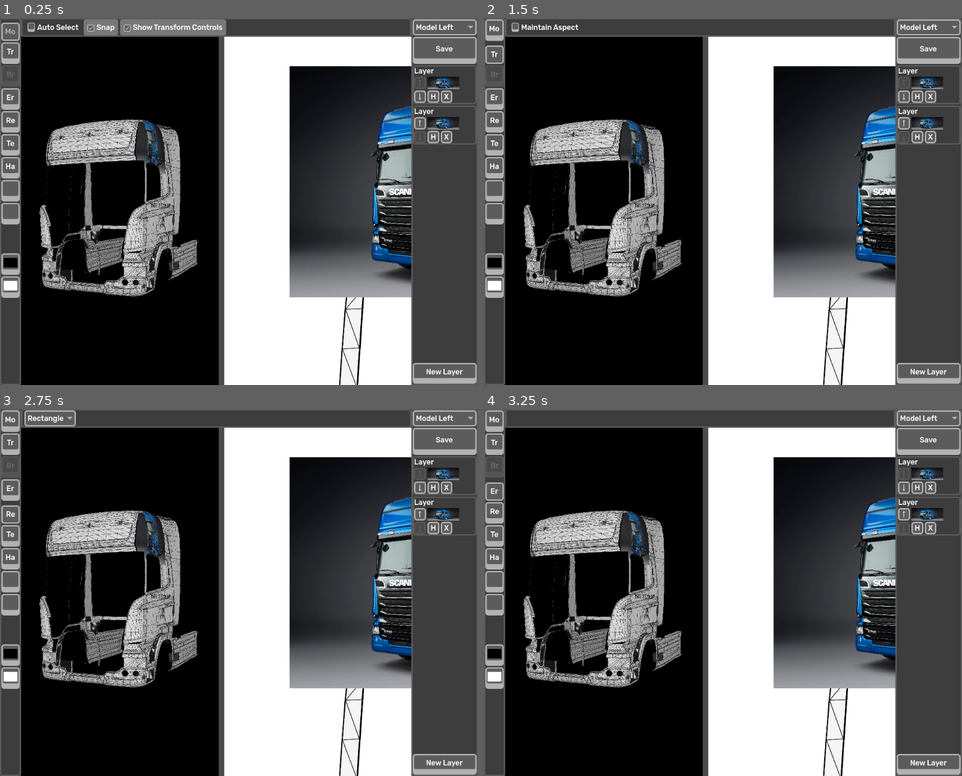
Above: before the commit, frames 1-4 (two rows, left to right).
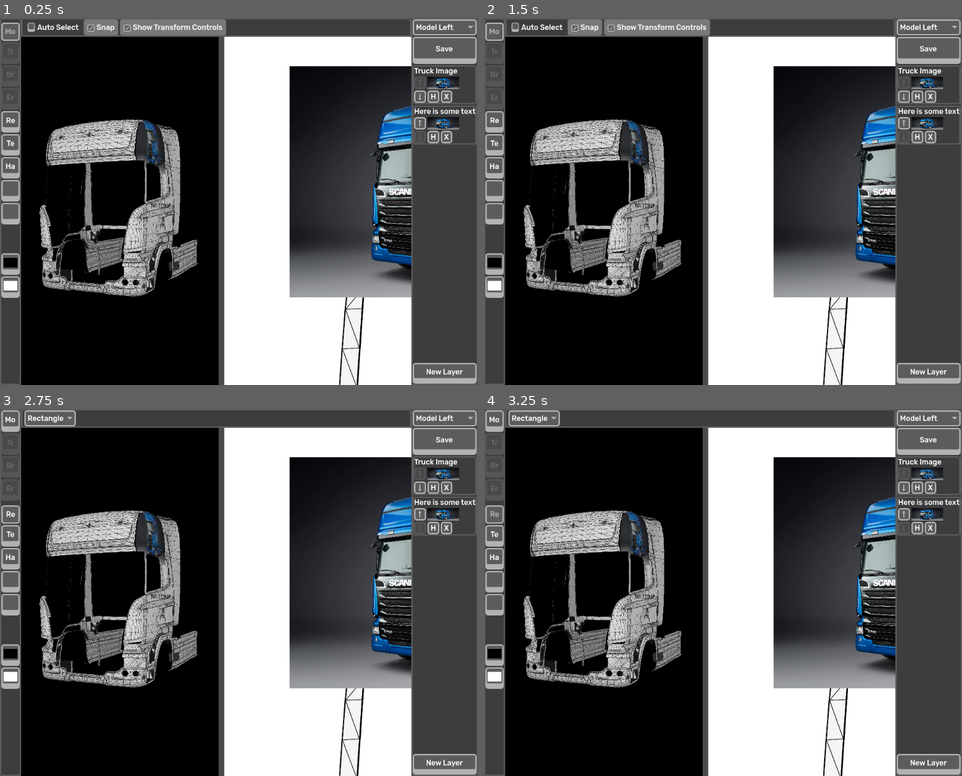
Above: after the commit, the same moments.

Repository: Carsmaniac/paintjob-packer
Game: Godot game, scene res://designer/DesignerInterface.tscn
The game is run twice, just before and just after one commit, with the same random seed, the same clock (stepped at 60 frames per second) and the same inputs. This scene is started directly instead of the project's main scene.
Inputs (mouse positions are in pixels of both pictures, inside the frame that each line leads up to):
- Up to frame 1 (0.25 s): no input
- Up to frame 2 (1.5 s): click "Mo" at 0.5 s; click (493, 54) at 1.25 s, where only the run before the commit has a clickable "Tr"
- Up to frame 3 (2.75 s): click "Re" at 2 s
- Up to frame 4 (3.25 s): click (493, 489) at 2.75 s, where only the run before the commit has a clickable "Er"

The runs differ from the first frame. In frame 1, 0.4% of the frame differs, in the area x 0-100%, y 6-27%; in frame 2, 1.9%, in the area x 0-100%, y 0-27%; in frame 3, 0.4%; in frame 4, 1.0%.

Commit message:
Edit text layers
Text layers can now be edited with the text tool, which syncs its settings with the selected layer

Diff:
--- a/designer/DesignerInterface.tscn
+++ b/designer/DesignerInterface.tscn
@@ -11,14 +11,15 @@
 [ext_resource type="Script" uid="uid://cwe1pjrsq1n6y" path="res://designer/DesignerCanvas.gd" id="7_ft5e4"]
 [ext_resource type="Script" uid="uid://fwahj12kbw6s" path="res://designer/LayerList.gd" id="10_88d6u"]
 [ext_resource type="PackedScene" uid="uid://rj5qt6afxl1r" path="res://designer/Layer.tscn" id="10_f6jw8"]
-
-[sub_resource type="ViewportTexture" id="ViewportTexture_88d6u"]
+[ext_resource type="Script" uid="uid://nhqnn382pqji" path="res://designer/TextButtons.gd" id="12_8ce8c"]
+
+[sub_resource type="ViewportTexture" id="ViewportTexture_8ce8c"]
 viewport_path = NodePath("../../../ViewCanvas/SubViewport/DesignerCanvas/SubViewportContainer/SubViewport")
 
-[sub_resource type="StandardMaterial3D" id="StandardMaterial3D_8ce8c"]
+[sub_resource type="StandardMaterial3D" id="StandardMaterial3D_oa1j1"]
 resource_local_to_scene = true
 albedo_color = Color(1, 1, 1, 0)
-albedo_texture = SubResource("ViewportTexture_88d6u")
+albedo_texture = SubResource("ViewportTexture_8ce8c")
 
 [node name="DesignerInterface" type="Control" unique_id=1942051723]
 layout_mode = 3
@@ -119,6 +120,7 @@
 layout_mode = 2
 tooltip_text = "Transform
 Shortcut: Ctrl-T"
+disabled = true
 toggle_mode = true
 text = "Tr"
 
@@ -136,13 +138,14 @@
 layout_mode = 2
 tooltip_text = "Eraser
 Shortcut: E"
+disabled = true
 toggle_mode = true
 text = "Er"
 
-[node name="ToolRectangle" type="Button" parent="LeftPanel/Toolbar" unique_id=1318769923]
-custom_minimum_size = Vector2(40, 40)
-layout_mode = 2
-tooltip_text = "Rectangle
+[node name="ToolShape" type="Button" parent="LeftPanel/Toolbar" unique_id=1318769923]
+custom_minimum_size = Vector2(40, 40)
+layout_mode = 2
+tooltip_text = "Shape
 Shortcut: U"
 toggle_mode = true
 text = "Re"
@@ -253,10 +256,14 @@
 [node name="Layer" parent="RightPanel/ScrollContainer/LayerList" unique_id=234734521 node_paths=PackedStringArray("linked_node") instance=ExtResource("10_f6jw8")]
 layout_mode = 2
 linked_node = NodePath("../../../../TwoUp/ViewCanvas/SubViewport/DesignerCanvas/SubViewportContainer/SubViewport/LayerNodes/TempModel")
+layer_name = "Truck Image"
+layer_type = "image"
 
 [node name="Layer2" parent="RightPanel/ScrollContainer/LayerList" unique_id=1636741636 node_paths=PackedStringArray("linked_node") instance=ExtResource("10_f6jw8")]
 layout_mode = 2
 linked_node = NodePath("../../../../TwoUp/ViewCanvas/SubViewport/DesignerCanvas/SubViewportContainer/SubViewport/LayerNodes/Label")
+layer_name = "Here is some text"
+layer_type = "text"
 
 [node name="ButtonNewLayer" type="Button" parent="RightPanel" unique_id=748545334]
 layout_mode = 1
@@ -299,6 +306,7 @@
 layout_mode = 2
 
 [node name="MoveButtons" type="HBoxContainer" parent="TopPanel/HBoxContainer/ToolButtons" unique_id=164166152]
+visible = false
 layout_mode = 0
 offset_left = 4.0
 offset_right = 208.0
@@ -329,14 +337,14 @@
 layout_mode = 2
 text = "Maintain Aspect"
 
-[node name="RectangleButtons" type="HBoxContainer" parent="TopPanel/HBoxContainer/ToolButtons" unique_id=373798830]
+[node name="ShapeButtons" type="HBoxContainer" parent="TopPanel/HBoxContainer/ToolButtons" unique_id=373798830]
 visible = false
 layout_mode = 0
 offset_left = 4.0
 offset_right = 208.0
 offset_bottom = 35.0
 
-[node name="ShapeSelect" type="OptionButton" parent="TopPanel/HBoxContainer/ToolButtons/RectangleButtons" unique_id=1986816064]
+[node name="ShapeSelect" type="OptionButton" parent="TopPanel/HBoxContainer/ToolButtons/ShapeButtons" unique_id=1986816064]
 layout_mode = 2
 selected = 0
 item_count = 2
@@ -345,5 +353,45 @@
 popup/item_1/text = "Ellipse"
 popup/item_1/id = 1
 
+[node name="TextButtons" type="HBoxContainer" parent="TopPanel/HBoxContainer/ToolButtons" unique_id=33357878]
+layout_mode = 0
+offset_right = 121.0
+offset_bottom = 35.0
+theme_override_constants/separation = 9
+script = ExtResource("12_8ce8c")
+
+[node name="FontDropdown" type="OptionButton" parent="TopPanel/HBoxContainer/ToolButtons/TextButtons" unique_id=2133395167]
+custom_minimum_size = Vector2(200, 0)
+layout_mode = 2
+
+[node name="Control" type="Control" parent="TopPanel/HBoxContainer/ToolButtons/TextButtons" unique_id=1640647688]
+layout_mode = 2
+
+[node name="FontWeightLabel" type="Label" parent="TopPanel/HBoxContainer/ToolButtons/TextButtons" unique_id=967375620]
+layout_mode = 2
+text = "Font weight"
+
+[node name="FontWeight" type="HSlider" parent="TopPanel/HBoxContainer/ToolButtons/TextButtons" unique_id=1998312293]
+custom_minimum_size = Vector2(100, 0)
+layout_mode = 2
+size_flags_vertical = 4
+min_value = 100.0
+max_value = 1000.0
+step = 100.0
+value = 400.0
+
+[node name="Control2" type="Control" parent="TopPanel/HBoxContainer/ToolButtons/TextButtons" unique_id=2027980134]
+layout_mode = 2
+
+[node name="FontSizeLabel" type="Label" parent="TopPanel/HBoxContainer/ToolButtons/TextButtons" unique_id=518510175]
+layout_mode = 2
+text = "Font size"
+
+[node name="FontSize" type="SpinBox" parent="TopPanel/HBoxContainer/ToolButtons/TextButtons" unique_id=807026089]
+layout_mode = 2
+min_value = 6.0
+max_value = 520.0
+value = 72.0
+
 [editable path="TwoUp/ViewModel/SubViewport/PreviewModel"]
 [editable path="TwoUp/ViewCanvas/SubViewport/DesignerCanvas"]
--- a/designer/Layer.gd
+++ b/designer/Layer.gd
@@ -1,14 +1,15 @@
 extends Panel
 
 @export var linked_node: Node
-enum LayerType {RASTER, IMAGE, TEXT, SHAPE}
-var layer_type: LayerType
-var layer_name: String = "Layer"
+@export var layer_name: String = "Layer"
+@export_enum("raster", "text", "image", "shape") var layer_type: String
+var text_size: float
 
 
 func _ready() -> void:
 	get_node("ButtonUp").connect("pressed", reorder.bind(false))
 	get_node("ButtonDown").connect("pressed", reorder.bind(true))
+	get_node("ButtonHide").connect("pressed", show_hide)
 	get_node("Label").text = self.layer_name
 	update_buttons()
 	self.connect("gui_input", maybe_select_layer)
@@ -37,8 +38,8 @@
 func rename_layer(new_name: String = "") -> void:
 	if new_name == "":
 		new_name = get_node("RenameWindow/LineEdit").text
-	layer_name = new_name
-	get_node("Label").text = new_name
+	layer_name = new_name.replace("\n", "")
+	get_node("Label").text = new_name.replace("\n", "")
 	get_node("RenameWindow").visible = false
 
 
@@ -62,9 +63,9 @@
 
 func show_hide() -> void:
 	if get_node("ButtonHide").button_pressed:
-		pass
+		linked_node.visible = false
 	else:
-		pass
+		linked_node.visible = true
 
 
 func reorder(move_down: bool) -> void:
--- a/designer/Layer.tscn
+++ b/designer/Layer.tscn
@@ -115,10 +115,10 @@
 oversampling_override = 1.0
 title = "Change Text"
 initial_position = 2
-size = Vector2i(300, 150)
+size = Vector2i(300, 200)
 visible = false
 
-[node name="LineEdit" type="LineEdit" parent="ChangeTextWindow" unique_id=1314522751]
+[node name="LineEdit" type="TextEdit" parent="ChangeTextWindow" unique_id=1159957259]
 custom_minimum_size = Vector2(200, 0)
 anchors_preset = 8
 anchor_left = 0.5
@@ -126,9 +126,9 @@
 anchor_right = 0.5
 anchor_bottom = 0.5
 offset_left = -136.0
-offset_top = -23.0
+offset_top = -49.0
 offset_right = 136.0
-offset_bottom = 10.0
+offset_bottom = 36.0
 grow_horizontal = 2
 grow_vertical = 2
 
--- a/designer/LayerList.gd
+++ b/designer/LayerList.gd
@@ -1,7 +1,6 @@
 extends VBoxContainer
 
 const Layer := preload("res://designer/Layer.tscn")
-enum LayerType {RASTER, IMAGE, TEXT, SHAPE}
 var selected_layers: Array[Node]
 
 var layer_theme = ResourceLoader.load("res://simple-box-theme/pjp-dark/PJPDarkLayer.tres")
@@ -11,7 +10,7 @@
 
 
 func _ready() -> void:
-	get_node("../../ButtonNewLayer").connect("pressed", add_layer)
+	get_node("../../ButtonNewLayer").connect("pressed", create_layer)
 	layer_nodes = get_node("../../../TwoUp/ViewCanvas/SubViewport/DesignerCanvas/SubViewportContainer/SubViewport/LayerNodes")
 	#for i in range(5):
 		#add_layer()
@@ -27,7 +26,7 @@
 		child.update_buttons()
 
 
-func add_layer() -> Node:
+func create_layer() -> Node:
 	var new_layer: Node = Layer.instantiate()
 	var name_list: Array
 	for child in get_children():
@@ -40,17 +39,20 @@
 
 
 func add_text_layer(new_position: Vector2) -> void:
-	var new_layer: Node = add_layer()
-	new_layer.layer_type = LayerType.TEXT
+	var new_layer: Node = create_layer()
+	new_layer.layer_type = "text"
 	new_layer.layer_name = "Text"
 	var layer_node = Label.new()
 	layer_node.text = "Text"
 	layer_node.position = new_position
 	layer_node.add_theme_color_override("font_color", Color.BLACK)
-	layer_node.add_theme_font_size_override("font_size", 72)
+	var text_size = get_node("../../../TopPanel/HBoxContainer/ToolButtons/TextButtons/FontSize").value
+	layer_node.add_theme_font_size_override("font_size", text_size)
+	new_layer.text_size = text_size
 	layer_nodes.add_child(layer_node)
 	new_layer.linked_node = layer_node
 	add_child(new_layer)
+	move_child(new_layer, 0)
 	update_buttons()
 	new_layer.change_text_layer()
 
@@ -58,6 +60,7 @@
 func select_layer(index: int) -> void:
 	selected_layers = [get_child(index)]
 	update_selected_themes()
+	get_node("../../../TwoUp/ViewCanvas").sync_tool_to_layer()
 
 
 func update_selected_themes() -> void:
--- /dev/null
+++ b/designer/TextButtons.gd
@@ -0,0 +1,16 @@
+extends HBoxContainer
+
+var layer_list: Node
+
+
+func _ready() -> void:
+	get_node("FontSize").connect("value_changed", change_text_size)
+	layer_list = get_node("../../../../RightPanel/ScrollContainer/LayerList")
+
+
+func change_text_size(text_size: float) -> void:
+	for layer in layer_list.selected_layers:
+		if layer.layer_type == "text":
+			layer.linked_node.remove_theme_font_size_override("font_size")
+			layer.text_size = text_size
+			layer.linked_node.add_theme_font_size_override("font_size", text_size)
--- a/designer/Toolbar.gd
+++ b/designer/Toolbar.gd
@@ -13,14 +13,14 @@
 	if event is InputEventKey and event.pressed and not event.echo:
 		if event.keycode == KEY_V:
 			switch_button(get_node("ToolMove"))
-		elif event.keycode == KEY_T and event.ctrl_pressed:
-			switch_button(get_node("ToolTransform"))
+		#elif event.keycode == KEY_T and event.ctrl_pressed:
+			#switch_button(get_node("ToolTransform"))
 		#elif event.keycode == KEY_B:
 			#switch_button(get_node("ToolBrush"))
-		elif event.keycode == KEY_E:
-			switch_button(get_node("ToolEraser"))
+		#elif event.keycode == KEY_E:
+			#switch_button(get_node("ToolEraser"))
 		elif event.keycode == KEY_U:
-			switch_button(get_node("ToolRectangle"))
+			switch_button(get_node("ToolShape"))
 		elif event.keycode == KEY_T:
 			switch_button(get_node("ToolText"))
 		elif event.keycode == KEY_H:
@@ -43,5 +43,9 @@
 		tool_buttons.get_node("MoveButtons").visible = true
 	elif pressed_button.name == "ToolTransform":
 		tool_buttons.get_node("TransformButtons").visible = true
-	elif pressed_button.name == "ToolRectangle":
-		tool_buttons.get_node("RectangleButtons").visible = true
+	elif pressed_button.name == "ToolShape":
+		tool_buttons.get_node("ShapeButtons").visible = true
+	elif pressed_button.name == "ToolText":
+		tool_buttons.get_node("TextButtons").visible = true
+
+	get_node("../../TwoUp/ViewCanvas").sync_tool_to_layer()
--- a/designer/ViewCanvas.gd
+++ b/designer/ViewCanvas.gd
@@ -69,6 +69,18 @@
 			layer_list.add_text_layer(get_canvas_position(event.position))
 
 
+func sync_tool_to_layer() -> void:
+	if len(layer_list.selected_layers) == 1:
+		var selected_tool: String = get_node("../../LeftPanel/Toolbar").selected_tool
+		var selected_layer = layer_list.selected_layers[0]
+		if selected_tool == "ToolShape" and selected_layer.layer_type == "shape":
+			pass
+		elif selected_tool == "ToolText" and selected_layer.layer_type == "text":
+			var text_buttons: Node = get_node("../../TopPanel/HBoxContainer/ToolButtons/TextButtons")
+			text_buttons.get_node("FontSize").value = selected_layer.text_size
+
+
+
 func get_canvas_position(rel_pos: Vector2) -> Vector2:
 	return (rel_pos - canvas.position) / canvas_view_scale
 
Not shown: 1 places in designer/DesignerInterface.tscn that only renumber resources
Not shown, added: designer/TextButtons.gd.uid
